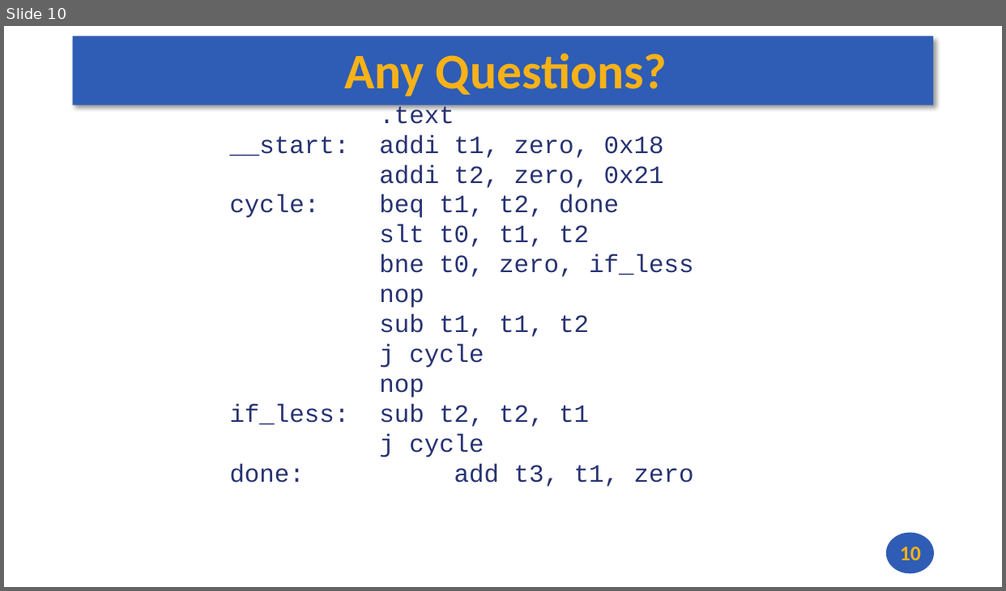
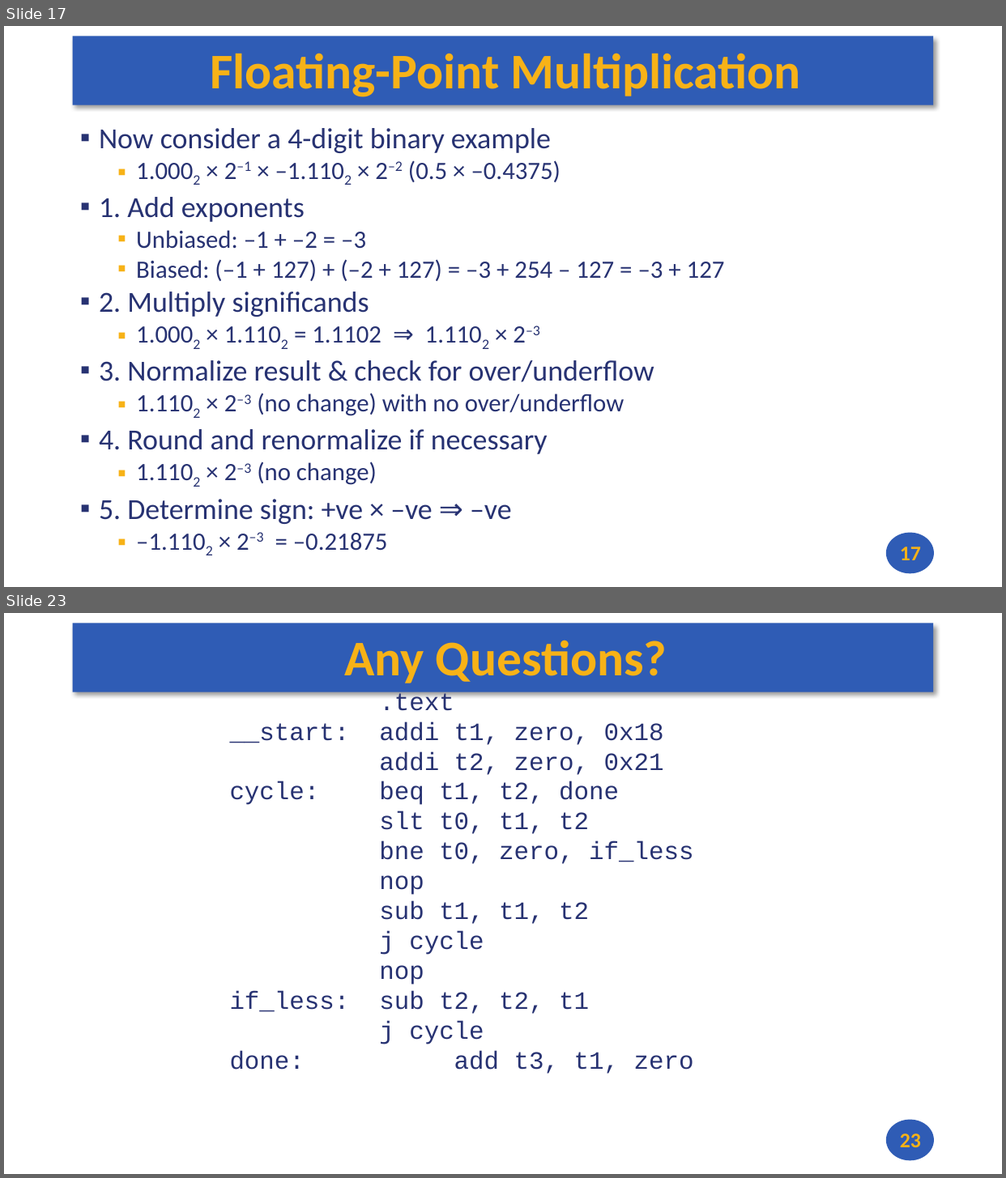
Before and after one commit to andrewt0301/hse-acos-course, a slide deck: docs/part1ca/09_FP/CA_Lecture_09.pptx. Shown one above the other, each under a label of ours: slide 10 before the commit, slides 17 and 23 after it; the slides between them are not shown. The pictures are 1006x591 and 1006x1178 pixels, drawn with LibreOffice and Linux fonts; fonts in the diff are those of the drawing. Boxes give left, top, right and bottom in pixels: in the first picture for what was removed or moved away, otherwise in the second. Text is boxed around its words. In the diff, an @@ line names an element or a change of style, - is before the commit and + after.

```diff
--- a/docs/part1ca/09_FP/CA_Lecture_09.pptx
+++ b/docs/part1ca/09_FP/CA_Lecture_09.pptx
@@ slide 17 added at bbox=[4, 26, 1002, 587], background #FFFFFF; not listed: 2 template elements that a slide beside it also shows @@
@@ title added at bbox=[210, 53, 801, 97], 48 pt, text #F7B217, bold @@
+Floating-Point Multiplication
@@ text added at bbox=[99, 128, 725, 551], 24 pt, text #273272 @@
+▪ Now consider a 4-digit binary example
+  ▪ 1.0002 × 2–1 × –1.1102 × 2–2 (0.5 × –0.4375)
+▪ 1. Add exponents
+  ▪ Unbiased: –1 + –2 = –3
+  ▪ Biased: (–1 + 127) + (–2 + 127) = –3 + 254 – 127 = –3 + 127
+▪ 2. Multiply significands
+  ▪ 1.0002 × 1.1102 = 1.1102 ⇒ 1.1102 × 2–3
+▪ 3. Normalize result & check for over/underflow
+  ▪ 1.1102 × 2–3 (no change) with no over/underflow
+▪ 4. Round and renormalize if necessary
+  ▪ 1.1102 × 2–3 (no change)
+▪ 5. Determine sign: +ve × –ve ⇒ –ve
+  ▪ –1.1102 × 2–3 = –0.21875
@@ page number added at bbox=[900, 547, 921, 561], 20 pt, text #F7B217, bold @@
+17
@@ what was slide 10 is now slide 23 @@
@@ page number at bbox=[900, 1134, 921, 1148]: text changed @@
-10
+23
```
Also in this commit, not shown: 8 slides changed, 12 other slides added, 1 other file.
